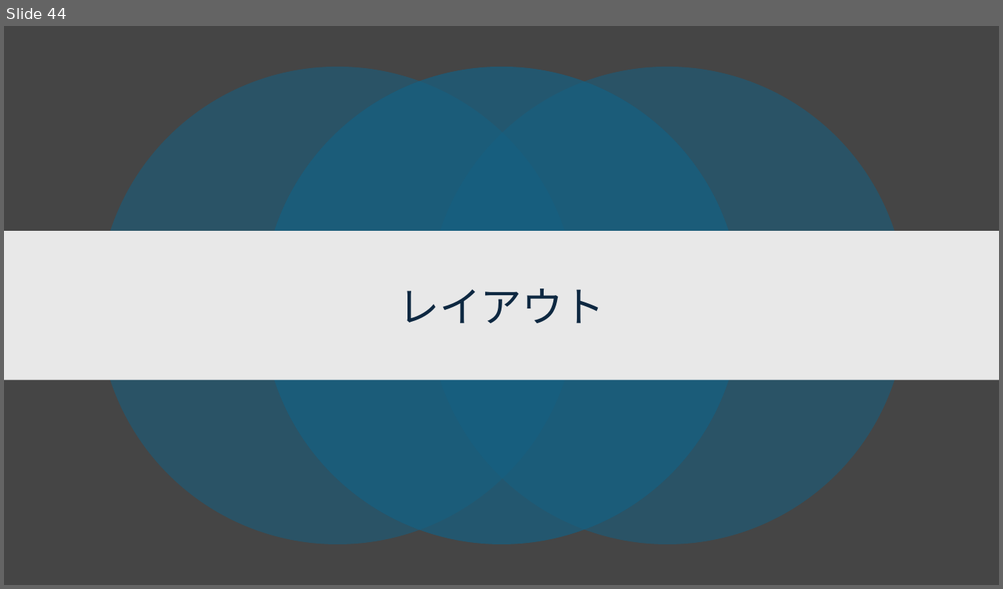
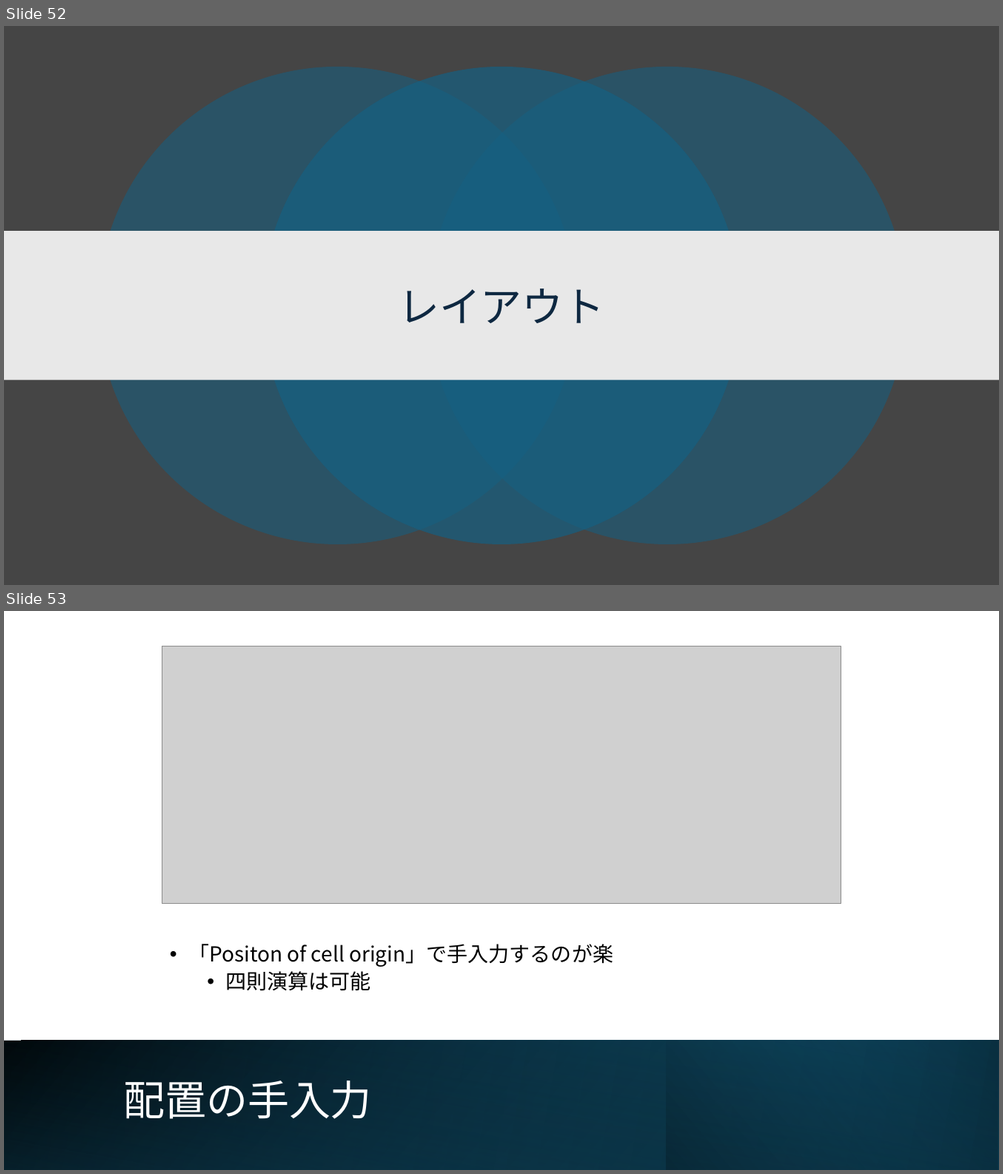
Before and after one commit to ishi-kai/openmpw-transistor-level-examples, a slide deck: TR10/docs/1bit-CPU_TR10.pptx. Shown one above the other, each under a label of ours: slide 44 before the commit, slides 52 and 53 after it. The pictures are 1003x589 and 1003x1174 pixels, drawn with LibreOffice and Linux fonts; fonts in the diff are those of the drawing; grey boxes stand for pictures. Boxes give left, top, right and bottom in pixels: in the first picture for what was removed or moved away, otherwise in the second. Text is boxed around its words. In the diff, an @@ line names an element or a change of style, - is before the commit and + after.

```diff
--- a/TR10/docs/1bit-CPU_TR10.pptx
+++ b/TR10/docs/1bit-CPU_TR10.pptx
@@ slide 53 added at [4,611,999,1170], background #FFFFFF @@
@@ picture added at [162,646,840,903] @@
@@ text added at [188,944,613,991], 20 pt, text #000000 @@
+• 「Positon of cell origin」で手入力するのが楽
+  • 四則演算は可能
@@ rectangle added at [4,1041,999,1170], fill gradient #000000 to #156082 @@
@@ rectangle added at [4,1041,999,1170], fill gradient #156082 to #0B3041 @@
@@ rectangle added at [4,1041,998,1170], fill gradient #000000 to #0B3041 @@
@@ rectangle added at [666,1041,999,1170], fill gradient #0B3041 to #156082 @@
@@ title added at [123,1081,372,1119], 40 pt, text #FFFFFF @@
+配置の手入力
@@ what was slide 44 is now slide 52 @@
```
Also in this commit, not shown: 3 slides changed, 11 other slides added, 8 other files.
